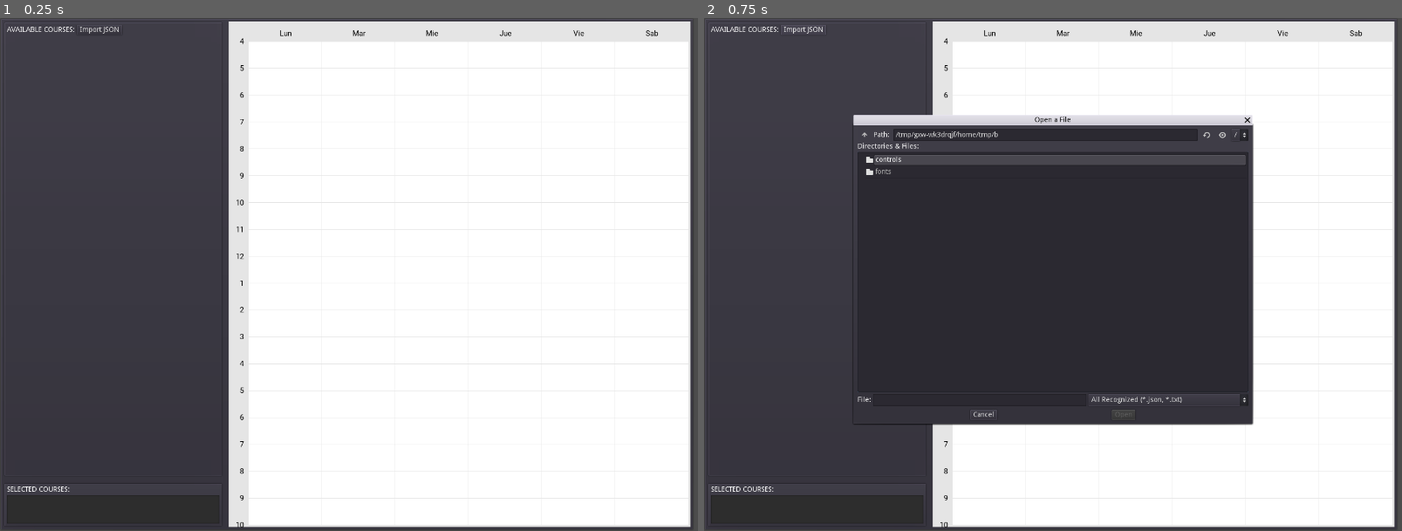
Above: before the commit, frames 1-2 (left to right).
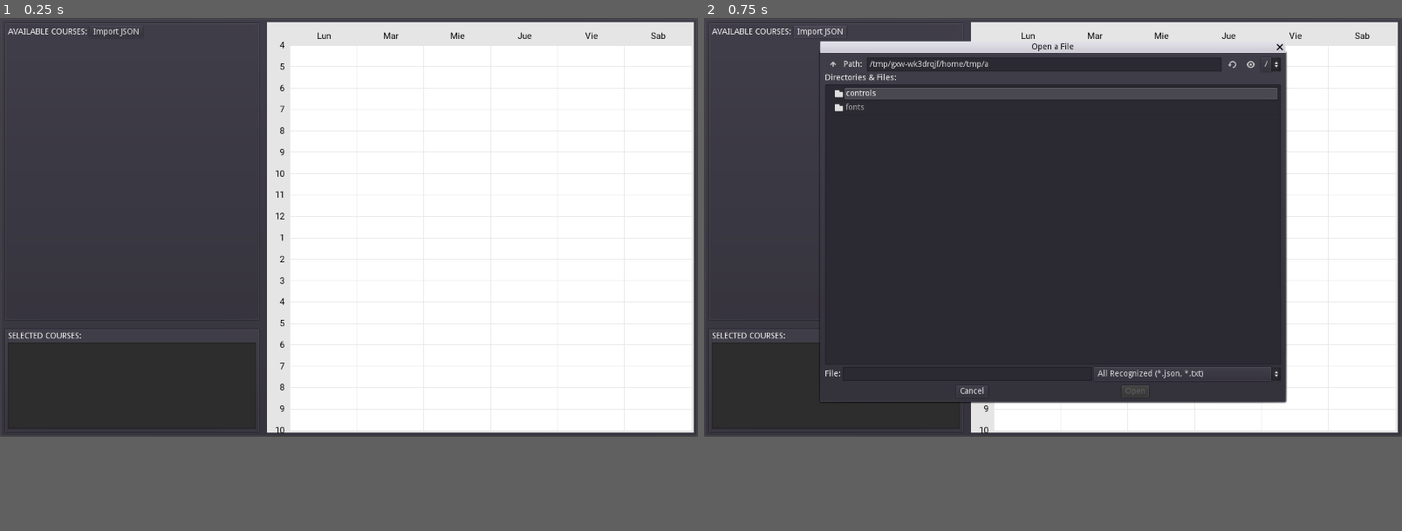
Above: after the commit, the same moments.

Repository: Woynert/course-mixer
Game: Godot game, scene res://main.tscn
Same seed, same stepped clock (60 frames per second), same inputs: the game is played once before the commit and once after it.
Inputs:
- Up to frame 1 (0.25 s): no input
- Up to frame 2 (0.75 s): click "Import JSON" at 0.5 s
In our replay, the window is 800x588 before the commit and 800x480 after it. These sizes can differ from the game's own. Grey fills any space a smaller window leaves; there, only what the larger window draws over its background counts as a difference.

The runs differ from the first frame. In frame 1, 17% of the frame differs, in the area x 0-100%, y 0-100%; in frame 2, 26%.

Commit message:
feat: Dynamic UI resizing

Diff:
--- a/godot-ui/main.tscn
+++ b/godot-ui/main.tscn
@@ -4,55 +4,57 @@
 [ext_resource path="res://draw.gd" type="Script" id=2]
 [ext_resource path="res://FileDialog.gd" type="Script" id=3]
 
-[node name="main" type="Node2D"]
+[node name="PanelContainer" type="PanelContainer"]
+anchor_right = 1.0
+anchor_bottom = 1.0
 
-[node name="PanelContainer" type="PanelContainer" parent="."]
-margin_right = 1392.0
-margin_bottom = 1029.0
-
-[node name="HSplitContainer" type="HSplitContainer" parent="PanelContainer"]
+[node name="HSplitContainer" type="HSplitContainer" parent="."]
 margin_left = 7.0
 margin_top = 7.0
-margin_right = 1385.0
-margin_bottom = 1022.0
+margin_right = 1193.0
+margin_bottom = 713.0
+size_flags_horizontal = 3
+size_flags_vertical = 3
 split_offset = 300
 
-[node name="VSplitContainer" type="VSplitContainer" parent="PanelContainer/HSplitContainer"]
+[node name="VSplitContainer" type="VSplitContainer" parent="HSplitContainer"]
 margin_right = 440.0
-margin_bottom = 1015.0
-split_offset = 900
+margin_bottom = 706.0
+size_flags_vertical = 3
+split_offset = 500
 
-[node name="PanelContainer" type="PanelContainer" parent="PanelContainer/HSplitContainer/VSplitContainer"]
+[node name="PanelContainer" type="PanelContainer" parent="HSplitContainer/VSplitContainer"]
 margin_right = 440.0
-margin_bottom = 914.0
+margin_bottom = 514.0
+size_flags_stretch_ratio = 1.62
 
-[node name="ScrollContainer" type="ScrollContainer" parent="PanelContainer/HSplitContainer/VSplitContainer/PanelContainer"]
+[node name="ScrollContainer" type="ScrollContainer" parent="HSplitContainer/VSplitContainer/PanelContainer"]
 margin_left = 7.0
 margin_top = 7.0
 margin_right = 433.0
-margin_bottom = 907.0
+margin_bottom = 507.0
 
-[node name="VBoxContainer" type="VBoxContainer" parent="PanelContainer/HSplitContainer/VSplitContainer/PanelContainer/ScrollContainer"]
+[node name="VBoxContainer" type="VBoxContainer" parent="HSplitContainer/VSplitContainer/PanelContainer/ScrollContainer"]
 margin_right = 231.0
 margin_bottom = 24.0
 
-[node name="HBoxContainer" type="HBoxContainer" parent="PanelContainer/HSplitContainer/VSplitContainer/PanelContainer/ScrollContainer/VBoxContainer"]
+[node name="HBoxContainer" type="HBoxContainer" parent="HSplitContainer/VSplitContainer/PanelContainer/ScrollContainer/VBoxContainer"]
 margin_right = 231.0
 margin_bottom = 20.0
 
-[node name="Label3" type="Label" parent="PanelContainer/HSplitContainer/VSplitContainer/PanelContainer/ScrollContainer/VBoxContainer/HBoxContainer"]
+[node name="Label3" type="Label" parent="HSplitContainer/VSplitContainer/PanelContainer/ScrollContainer/VBoxContainer/HBoxContainer"]
 margin_top = 3.0
 margin_right = 136.0
 margin_bottom = 17.0
 text = "AVAILABLE COURSES:"
 
-[node name="Button" type="Button" parent="PanelContainer/HSplitContainer/VSplitContainer/PanelContainer/ScrollContainer/VBoxContainer/HBoxContainer"]
+[node name="Button" type="Button" parent="HSplitContainer/VSplitContainer/PanelContainer/ScrollContainer/VBoxContainer/HBoxContainer"]
 margin_left = 140.0
 margin_right = 231.0
 margin_bottom = 20.0
 text = "Import JSON"
 
-[node name="FileDialog" type="FileDialog" parent="PanelContainer/HSplitContainer/VSplitContainer/PanelContainer/ScrollContainer/VBoxContainer/HBoxContainer/Button"]
+[node name="FileDialog" type="FileDialog" parent="HSplitContainer/VSplitContainer/PanelContainer/ScrollContainer/VBoxContainer/HBoxContainer/Button"]
 margin_right = 315.0
 margin_bottom = 131.5
 rect_min_size = Vector2( 250, 87.5 )
@@ -65,65 +67,59 @@
 script = ExtResource( 3 )
 mainControllerPath = NodePath("../../../../../../../PanelContainer")
 
-[node name="AcceptDialog3" type="AcceptDialog" parent="PanelContainer/HSplitContainer/VSplitContainer/PanelContainer/ScrollContainer/VBoxContainer/HBoxContainer/Button/FileDialog"]
-margin_right = 83.0
-margin_bottom = 58.0
+[node name="AcceptDialog3" type="AcceptDialog" parent="HSplitContainer/VSplitContainer/PanelContainer/ScrollContainer/VBoxContainer/HBoxContainer/Button/FileDialog"]
+margin_left = 8.0
+margin_top = 8.0
+margin_right = 307.0
+margin_bottom = 95.5
 popup_exclusive = true
 resizable = true
 dialog_autowrap = true
 
-[node name="CourseContainer" type="VBoxContainer" parent="PanelContainer/HSplitContainer/VSplitContainer/PanelContainer/ScrollContainer/VBoxContainer"]
+[node name="CourseContainer" type="VBoxContainer" parent="HSplitContainer/VSplitContainer/PanelContainer/ScrollContainer/VBoxContainer"]
 margin_top = 24.0
 margin_right = 231.0
 margin_bottom = 24.0
 
-[node name="PanelContainer2" type="PanelContainer" parent="PanelContainer/HSplitContainer/VSplitContainer"]
-margin_top = 926.0
+[node name="PanelContainer2" type="PanelContainer" parent="HSplitContainer/VSplitContainer"]
+margin_top = 526.0
 margin_right = 440.0
-margin_bottom = 1015.0
+margin_bottom = 706.0
+size_flags_stretch_ratio = 8.48
 
-[node name="VBoxContainer" type="VBoxContainer" parent="PanelContainer/HSplitContainer/VSplitContainer/PanelContainer2"]
+[node name="VBoxContainer" type="VBoxContainer" parent="HSplitContainer/VSplitContainer/PanelContainer2"]
 margin_left = 7.0
 margin_top = 7.0
 margin_right = 433.0
-margin_bottom = 82.0
+margin_bottom = 173.0
 
-[node name="Label" type="Label" parent="PanelContainer/HSplitContainer/VSplitContainer/PanelContainer2/VBoxContainer"]
+[node name="Label" type="Label" parent="HSplitContainer/VSplitContainer/PanelContainer2/VBoxContainer"]
 margin_right = 426.0
 margin_bottom = 14.0
 text = "SELECTED COURSES:"
 
-[node name="selectedCoursesTextEdit" type="TextEdit" parent="PanelContainer/HSplitContainer/VSplitContainer/PanelContainer2/VBoxContainer"]
+[node name="selectedCoursesTextEdit" type="TextEdit" parent="HSplitContainer/VSplitContainer/PanelContainer2/VBoxContainer"]
 margin_top = 18.0
 margin_right = 426.0
-margin_bottom = 75.0
+margin_bottom = 166.0
 size_flags_horizontal = 3
 size_flags_vertical = 3
 readonly = true
 
-[node name="PanelContainer" type="PanelContainer" parent="PanelContainer/HSplitContainer"]
+[node name="PanelContainer" type="PanelContainer" parent="HSplitContainer"]
 margin_left = 452.0
-margin_right = 1378.0
-margin_bottom = 1015.0
+margin_right = 1186.0
+margin_bottom = 706.0
 script = ExtResource( 2 )
 itemContainerPath = NodePath("../VSplitContainer/PanelContainer/ScrollContainer/VBoxContainer/CourseContainer")
 selectedCoursesContainerPath = NodePath("../VSplitContainer/PanelContainer2/VBoxContainer/selectedCoursesTextEdit")
 DAY_COLORS = [ Color( 1, 0.631373, 0.631373, 1 ), Color( 0.716613, 0.5698, 0.77, 1 ), Color( 0.659433, 0.73, 0.5183, 1 ), Color( 0.598, 0.737533, 0.92, 1 ), Color( 0.9, 0.8415, 0.666, 1 ), Color( 0.553, 0.79, 0.7268, 1 ) ]
 dynamic_font = ExtResource( 1 )
 
-[node name="VolatileLabel" type="Node2D" parent="PanelContainer/HSplitContainer/PanelContainer"]
+[node name="VolatileLabel" type="Node2D" parent="HSplitContainer/PanelContainer"]
 __meta__ = {
 "_edit_lock_": true
 }
 
-[node name="Label" type="Label" parent="."]
-visible = false
-margin_left = 280.0
-margin_top = 3.0
-margin_right = 360.0
-margin_bottom = 85.0
-text = "THISISABERLONGNAMEANDWIHJTUOTSPACESIUDAYS"
-autowrap = true
-
-[connection signal="pressed" from="PanelContainer/HSplitContainer/VSplitContainer/PanelContainer/ScrollContainer/VBoxContainer/HBoxContainer/Button" to="PanelContainer/HSplitContainer/VSplitContainer/PanelContainer/ScrollContainer/VBoxContainer/HBoxContainer/Button/FileDialog" method="_on_Button_pressed"]
-[connection signal="file_selected" from="PanelContainer/HSplitContainer/VSplitContainer/PanelContainer/ScrollContainer/VBoxContainer/HBoxContainer/Button/FileDialog" to="PanelContainer/HSplitContainer/VSplitContainer/PanelContainer/ScrollContainer/VBoxContainer/HBoxContainer/Button/FileDialog" method="_on_FileDialog_file_selected"]
+[connection signal="pressed" from="HSplitContainer/VSplitContainer/PanelContainer/ScrollContainer/VBoxContainer/HBoxContainer/Button" to="HSplitContainer/VSplitContainer/PanelContainer/ScrollContainer/VBoxContainer/HBoxContainer/Button/FileDialog" method="_on_Button_pressed"]
+[connection signal="file_selected" from="HSplitContainer/VSplitContainer/PanelContainer/ScrollContainer/VBoxContainer/HBoxContainer/Button/FileDialog" to="HSplitContainer/VSplitContainer/PanelContainer/ScrollContainer/VBoxContainer/HBoxContainer/Button/FileDialog" method="_on_FileDialog_file_selected"]
--- a/godot-ui/project.godot
+++ b/godot-ui/project.godot
@@ -16,8 +16,8 @@
 
 [display]
 
-window/size/width=1400
-window/size/height=1030
+window/size/width=1200
+window/size/height=720
 
 [gui]
 
